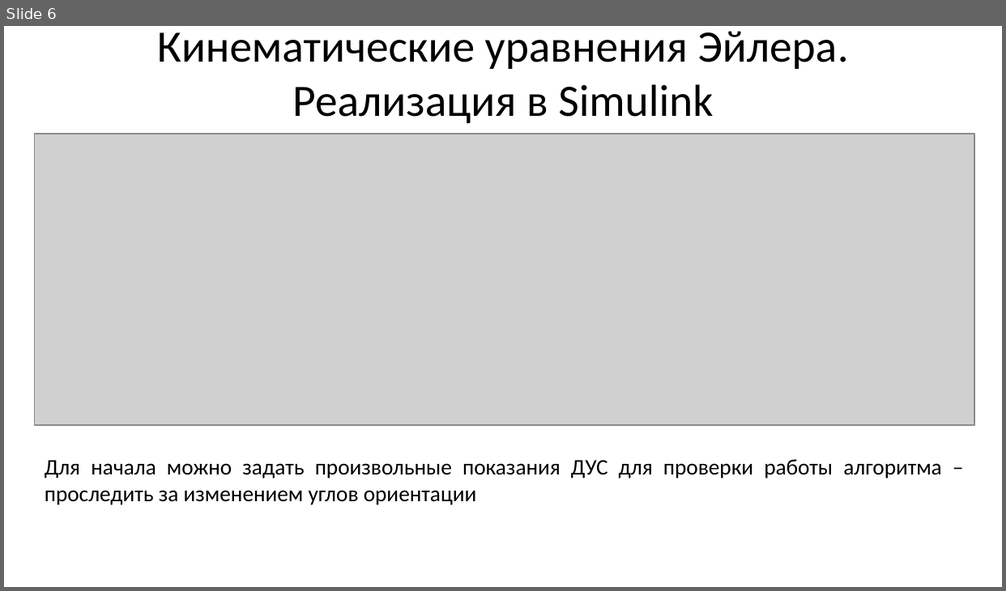
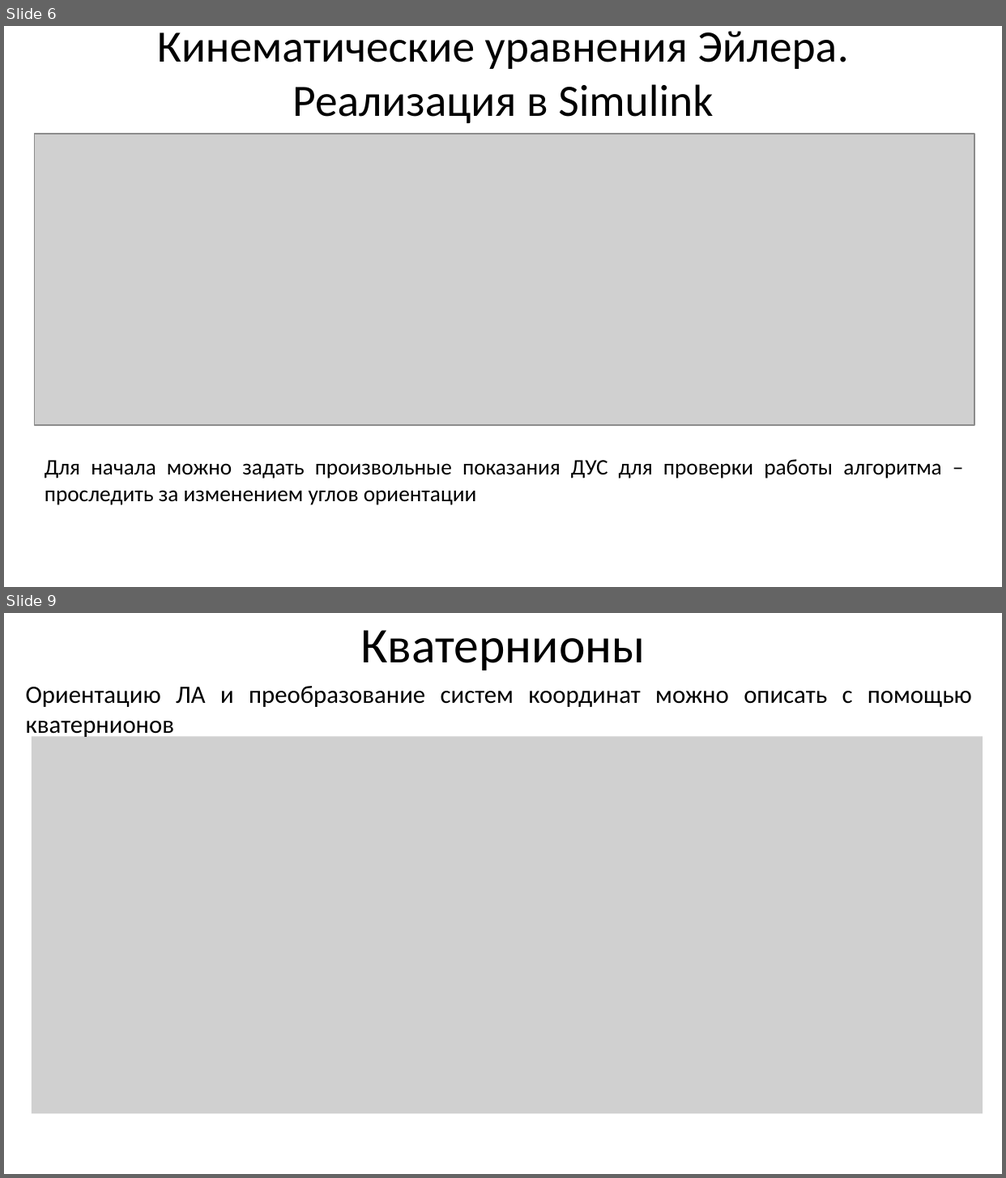
Before and after one commit to Suturin-Daniil/FlightDynamics2025, a slide deck: Презентации/L2/L2.pptx. Shown one above the other, each under a label of ours: slide 6 before the commit, slides 6 and 9 after it; the slides between them are not shown. The pictures are 1006x591 and 1006x1178 pixels, drawn with LibreOffice and Linux fonts; fonts in the diff are those of the drawing; grey boxes stand for pictures. Boxes give left, top, right and bottom in pixels: in the first picture for what was removed or moved away, otherwise in the second. Text is boxed around its words. In the diff, an @@ line names an element or a change of style, - is before the commit and + after.

```diff
--- a/Презентации/L2/L2.pptx
+++ b/Презентации/L2/L2.pptx
@@ slide 9 added at box(4, 613, 1002, 1174), background #FFFFFF @@
@@ title added at box(360, 630, 645, 671), 36 pt, text #000000 @@
+Кватернионы
@@ text added at box(26, 686, 972, 739), 18 pt, text #000000 @@
+Ориентацию ЛА и преобразование систем координат можно описать с помощью кватернионов
@@ picture added at box(32, 737, 983, 1114) @@
```
Also in this commit, not shown: 2 slides changed, 4 other slides added, 1 slide removed, 4 other files.
